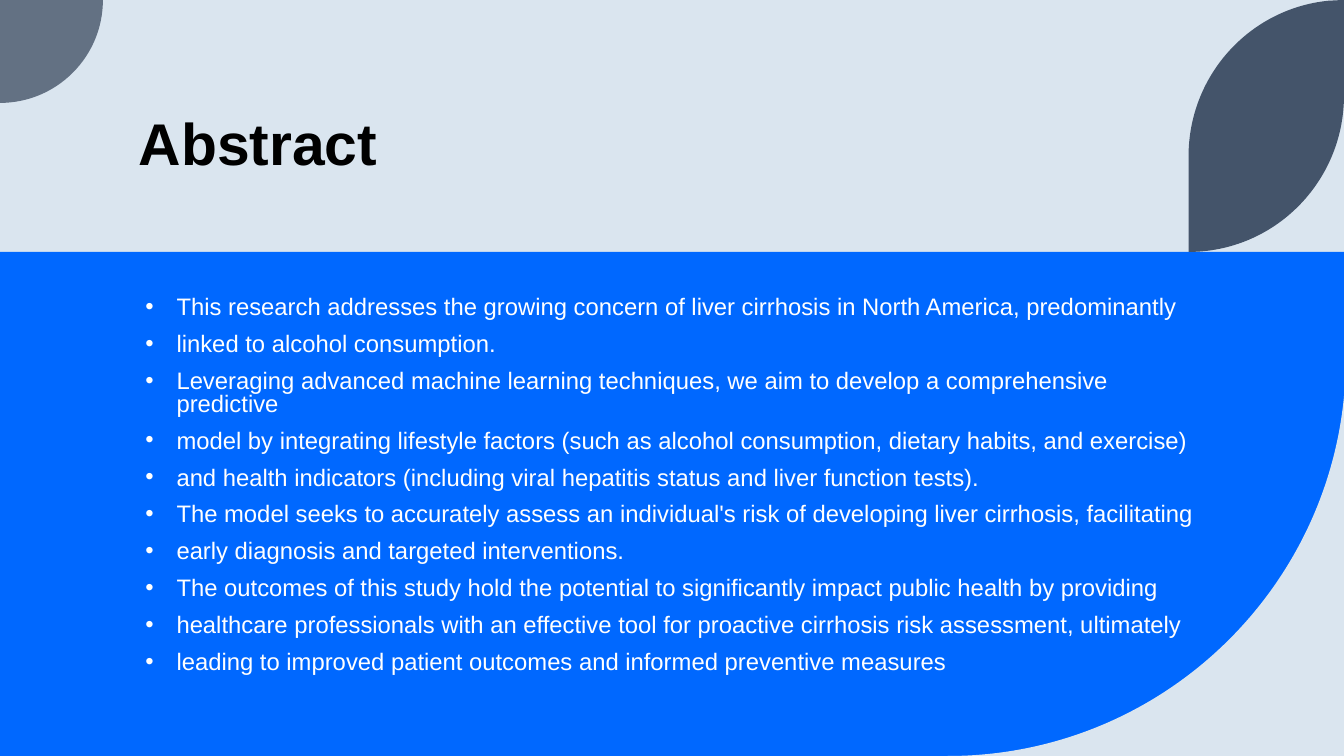
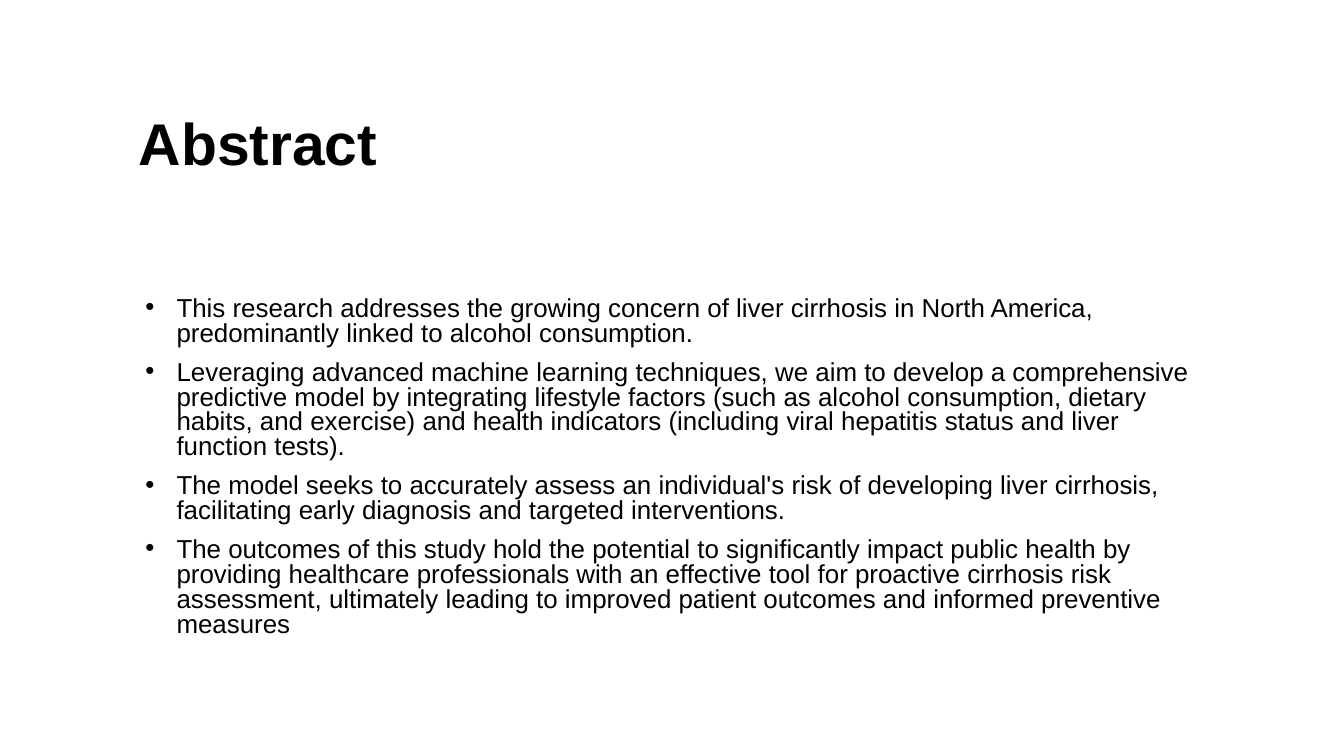
Before and after one commit to aslucky0143/final-year-project, a slide deck: slide 4 of Liver Cirrhosis Prediction System.pptx (slide 5 before the commit). Drawn at 1344x756 pixels with LibreOffice and Linux fonts; fonts in the diff are those of the drawing. Boxes give left, top, right and bottom in pixels: in the first picture for what was removed or moved away, otherwise in the second. Text is boxed around its words. In the diff, an @@ line names an element or a change of style, - is before the commit and + after.

```diff
--- a/Liver Cirrhosis Prediction System.pptx
+++ b/Liver Cirrhosis Prediction System.pptx
@@ background #DAE5EF to #FFFFFF @@
@@ group removed at (x1=0, y1=0, x2=1344, y2=756): 3 freeform shapes, 1 rectangle @@
@@ text at (x1=177, y1=298, x2=1188, y2=634): text changed; size 17 to 18.5 pt; text colour #FFFFFF to #000000 @@
-• This research addresses the growing concern of liver cirrhosis in North America, predominantly
-• linked to alcohol consumption.
-• Leveraging advanced machine learning techniques, we aim to develop a comprehensive predictive
-• model by integrating lifestyle factors (such as alcohol consumption, dietary habits, and exercise)
-• and health indicators (including viral hepatitis status and liver function tests).
-• The model seeks to accurately assess an individual's risk of developing liver cirrhosis, facilitating
-• early diagnosis and targeted interventions.
-• The outcomes of this study hold the potential to significantly impact public health by providing
-• healthcare professionals with an effective tool for proactive cirrhosis risk assessment, ultimately
-• leading to improved patient outcomes and informed preventive measures
+• This research addresses the growing concern of liver cirrhosis in North America, predominantly linked to alcohol consumption.
+• Leveraging advanced machine learning techniques, we aim to develop a comprehensive predictive model by integrating lifestyle factors (such as alcohol consumption, dietary habits, and exercise) and health indicators (including viral hepatitis status and liver function tests).
+• The model seeks to accurately assess an individual's risk of developing liver cirrhosis, facilitating early diagnosis and targeted interventions.
+• The outcomes of this study hold the potential to significantly impact public health by providing healthcare professionals with an effective tool for proactive cirrhosis risk assessment, ultimately leading to improved patient outcomes and informed preventive measures
```
Also in this commit, not shown: 15 other slides changed, 4 slides added, 6 slides removed, 2 other files.
